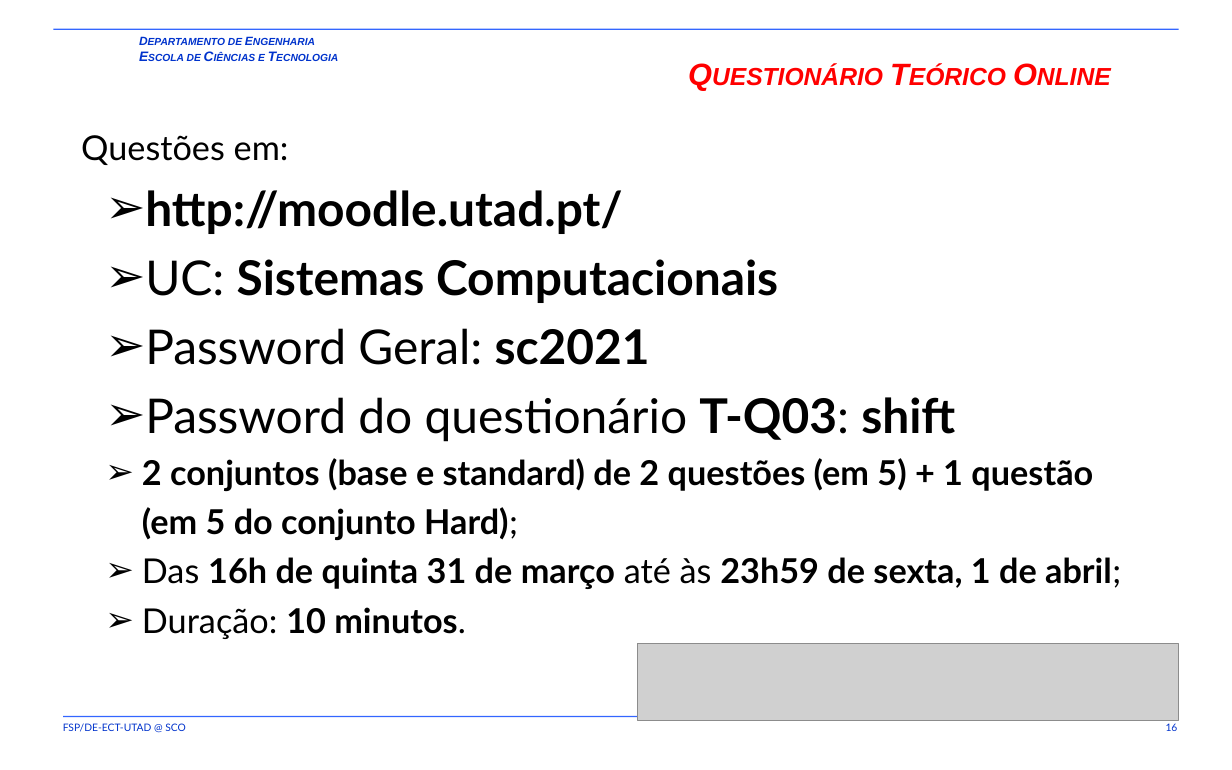
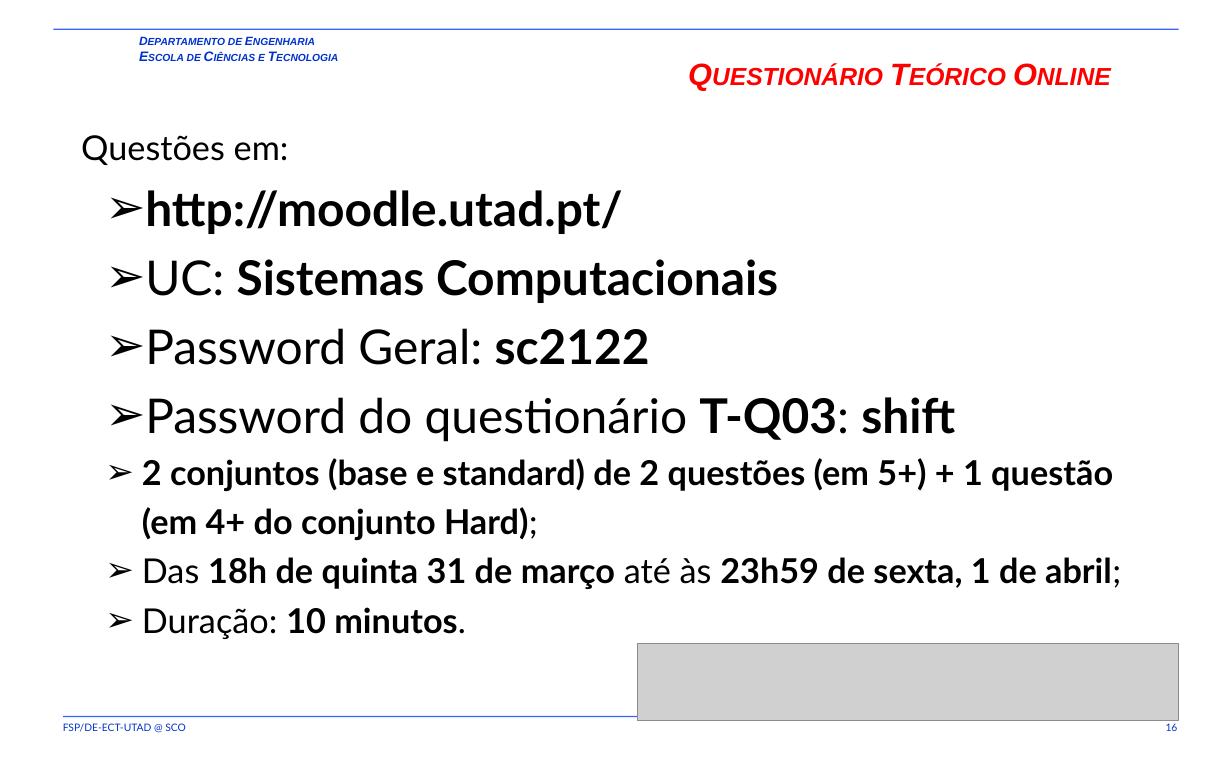
Before and after one commit to fsp864/UTAD-SCO, a slide deck: slide 16 of aulas/t/old/SCO-T1-A05-A06.pptx. Drawn at 1232x770 pixels with LibreOffice and Linux fonts; fonts in the diff are those of the drawing; grey boxes stand for pictures; background and template pictures are left out. Boxes give left, top, right and bottom in pixels: in the first picture for what was removed or moved away, otherwise in the second. Text is boxed around its words. In the diff, an @@ line names an element or a change of style, - is before the commit and + after.

```diff
--- a/aulas/t/old/SCO-T1-A05-A06.pptx
+++ b/aulas/t/old/SCO-T1-A05-A06.pptx
@@ text at [145, 328, 650, 365]: text changed @@
-  ➢ Password Geral: sc2021
+  ➢ Password Geral: sc2122
@@ text at [142, 458, 1121, 589]: text changed @@
-  ➢ 2 conjuntos (base e standard) de 2 questões (em 5) + 1 questão (em 5 do conjunto Hard);
-  ➢ Das 16h de quinta 31 de março até às 23h59 de sexta, 1 de abril;
+  ➢ 2 conjuntos (base e standard) de 2 questões (em 5+) + 1 questão (em 4+ do conjunto Hard);
+  ➢ Das 18h de quinta 31 de março até às 23h59 de sexta, 1 de abril;
```
Also in this commit, not shown: 6 other files.
